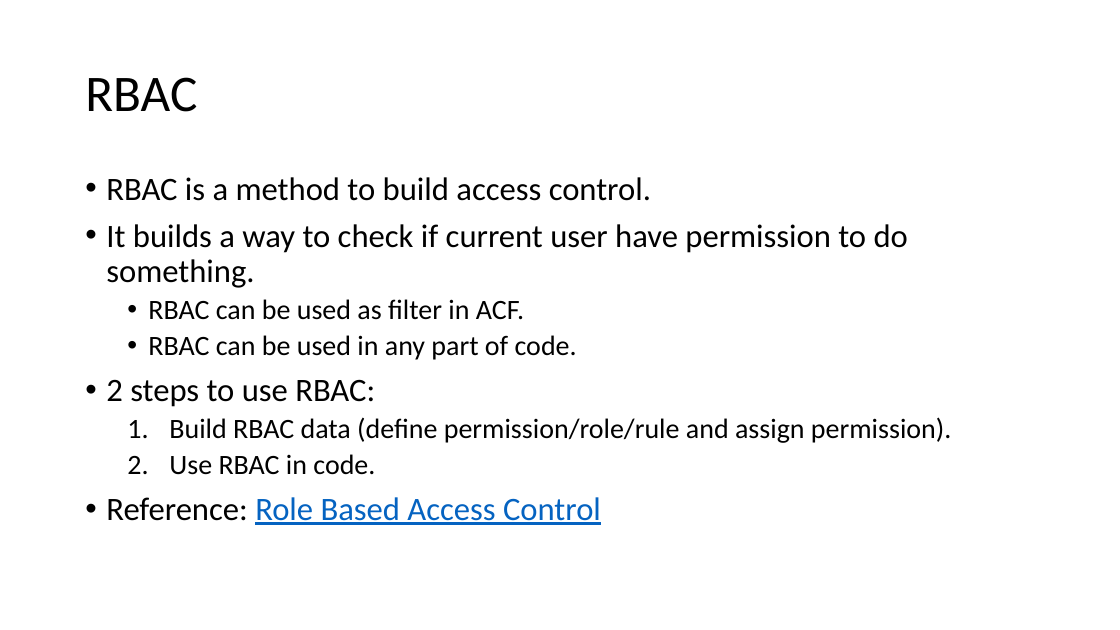
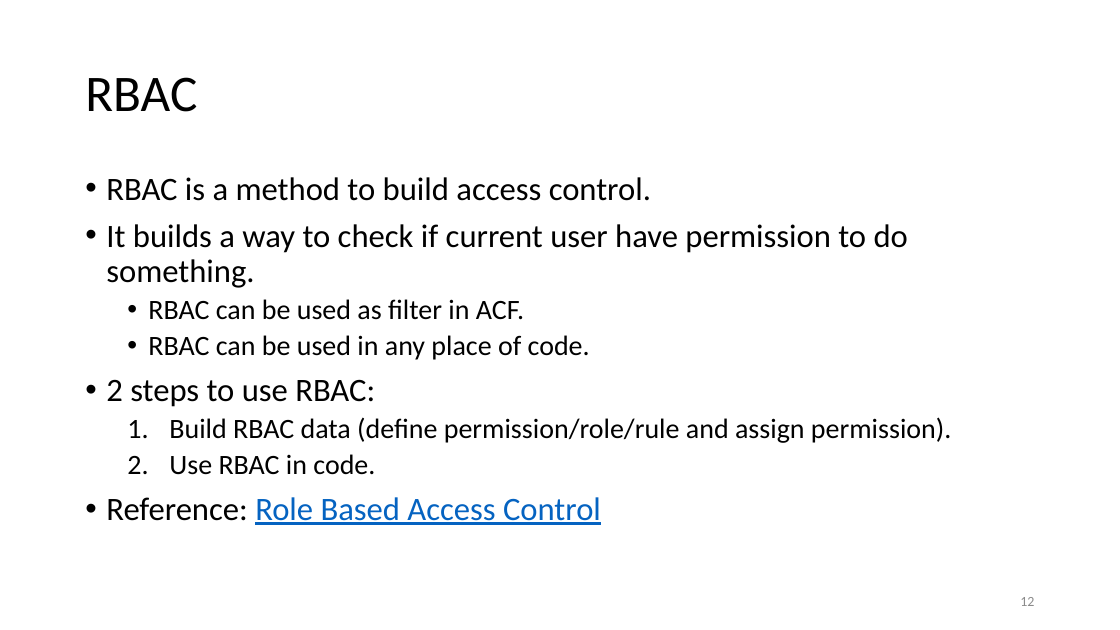
Before and after one commit to umbalaconmeogia/yii2-rbac-tutorial, a slide deck: slide 12 of docs/tutorial/Yii2RbacTutorial.pptx. Drawn at 1120x630 pixels with LibreOffice and Linux fonts; fonts in the diff are those of the drawing. Boxes give left, top, right and bottom in pixels: in the first picture for what was removed or moved away, otherwise in the second. Text is boxed around its words. In the diff, an @@ line names an element or a change of style, - is before the commit and + after.

```diff
--- a/docs/tutorial/Yii2RbacTutorial.pptx
+++ b/docs/tutorial/Yii2RbacTutorial.pptx
@@ text at (148,335,590,360): text changed @@
-  • RBAC can be used in any part of code.
+  • RBAC can be used in any place of code.
@@ page number added at (1020,597,1034,606), 12 pt, text #8C8C8C @@
+12
```
Also in this commit, not shown: 15 other slides changed, 6 slides added, 1 slide removed, 19 other files.
